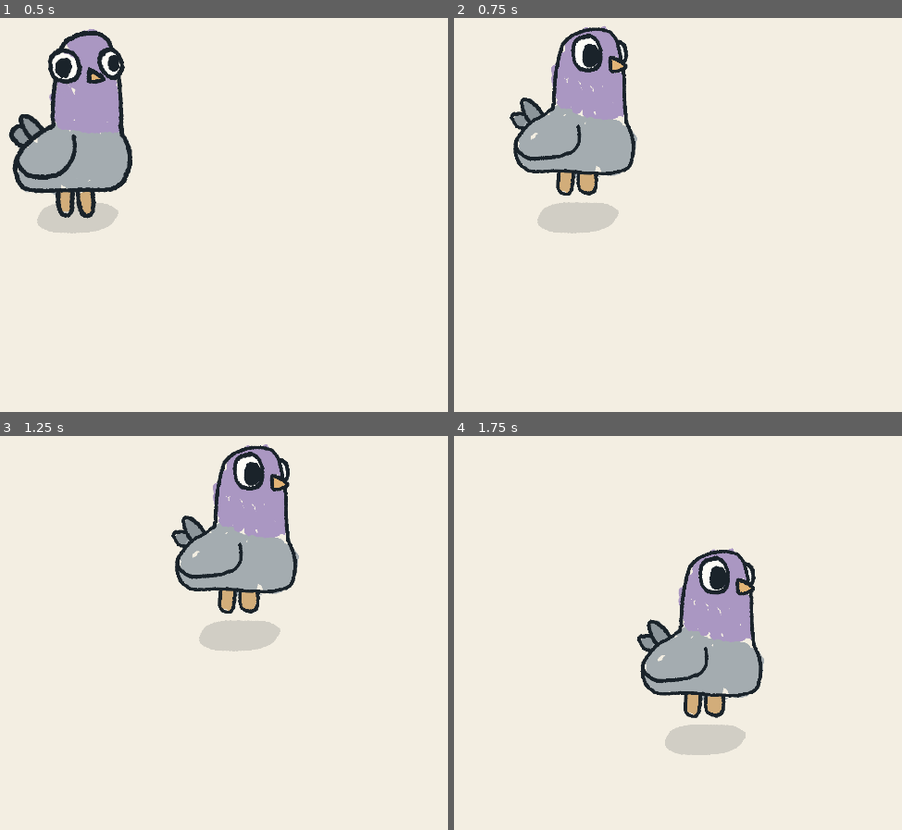
Above: before the commit, frames 1-4 (two rows, left to right).
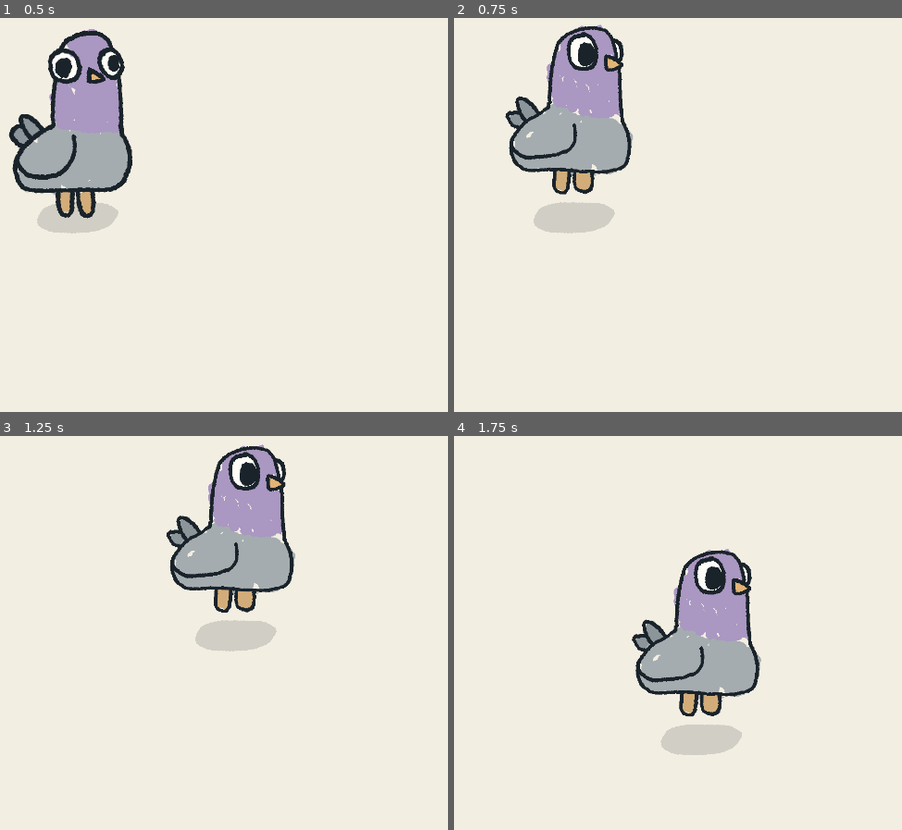
Above: after the commit, the same moments.

Repository: martindzejky/pigeon-in-town
Game: Godot game, scene res://main.tscn
Two runs of this game, one before a commit and one after it. Both use one fixed random seed, a clock stepped at 60 frames per second and the inputs below.
Inputs:
- Up to frame 1 (0.5 s): no input
- Up to frame 2 (0.75 s): hold D (move_right) from 0.53 s (still down)
- Up to frame 3 (1.25 s): keep holding D (move_right)
- Up to frame 4 (1.75 s): release D (move_right) at 1.28 s; hold S (move_down) from 1.28 s (still down)

Frame 1 is identical in both runs. In frame 2, 3.2% of the frame differs, in the area x 11-41%, y 1-55%; in frame 3, 3.1%; in frame 4, 3.1%.

Commit message:
pigeon states

Diff:
--- a/objects/pigeon.tscn
+++ b/objects/pigeon.tscn
@@ -8,6 +8,9 @@
 [ext_resource type="Texture2D" uid="uid://d3phr0ob4lpuq" path="res://sprites/pigeon/pigeon_run_3.png" id="6_pigeon_run_3"]
 [ext_resource type="Script" uid="uid://bh0dnd5ra0qst" path="res://scripts/components/squash.gd" id="7_squash_script"]
 [ext_resource type="PackedScene" path="res://objects/shadow.tscn" id="8_shadow"]
+[ext_resource type="Script" path="res://scripts/states/state_machine.gd" id="9_state_machine"]
+[ext_resource type="Script" path="res://scripts/pigeon_states/idle_state.gd" id="10_idle_state"]
+[ext_resource type="Script" path="res://scripts/pigeon_states/run_state.gd" id="11_run_state"]
 
 [sub_resource type="Animation" id="Animation_reset"]
 length = 0.001
@@ -314,6 +317,19 @@
 target = NodePath("../squash_root")
 force = 0.5
 
+[node name="state_machine" type="Node" parent="."]
+script = ExtResource("9_state_machine")
+
+[node name="idle" type="Node" parent="state_machine" node_paths=PackedStringArray("pigeon", "state_machine")]
+script = ExtResource("10_idle_state")
+pigeon = NodePath("../..")
+state_machine = NodePath("..")
+
+[node name="run" type="Node" parent="state_machine" node_paths=PackedStringArray("pigeon", "state_machine")]
+script = ExtResource("11_run_state")
+pigeon = NodePath("../..")
+state_machine = NodePath("..")
+
 [node name="animation" type="AnimationPlayer" parent="." unique_id=1782443690]
 libraries/ = SubResource("AnimationLibrary_main")
 autoplay = &"idle"
--- a/scripts/pigeon.gd
+++ b/scripts/pigeon.gd
@@ -10,19 +10,3 @@
 @export_category('Movement')
 ## Movement speed in pixels per second.
 @export var move_speed: float = 200.0
-
-
-func _process(delta: float) -> void:
-  var direction := Input.get_vector('move_left', 'move_right', 'move_up', 'move_down')
-
-  if direction.length() > 0.0:
-    global_position += direction * move_speed * delta
-
-    if direction.x != 0.0:
-      flip_node.scale.x = sign(direction.x)
-
-    if animation.current_animation != 'run':
-      animation.play('run')
-  else:
-    if animation.current_animation != 'idle':
-      animation.play('idle')
--- /dev/null
+++ b/scripts/pigeon_states/idle_state.gd
@@ -0,0 +1,14 @@
+extends PigeonState
+
+func enter() -> void:
+  pigeon.animation.play('idle')
+
+
+func exit() -> void:
+  pass
+
+
+func update(_delta: float) -> void:
+  var direction := Input.get_vector('move_left', 'move_right', 'move_up', 'move_down')
+  if direction.length() > 0.0:
+    state_machine.replace('run')
--- /dev/null
+++ b/scripts/pigeon_states/pigeon_state.gd
@@ -0,0 +1,6 @@
+@abstract
+extends State
+
+class_name PigeonState
+
+@export var pigeon: Pigeon
--- /dev/null
+++ b/scripts/pigeon_states/run_state.gd
@@ -0,0 +1,20 @@
+extends PigeonState
+
+func enter() -> void:
+  pigeon.animation.play('run')
+
+
+func exit() -> void:
+  pass
+
+
+func update(delta: float) -> void:
+  var direction := Input.get_vector('move_left', 'move_right', 'move_up', 'move_down')
+
+  if direction.length() > 0.0:
+    pigeon.global_position += direction * pigeon.move_speed * delta
+
+    if direction.x != 0.0:
+      pigeon.flip_node.scale.x = sign(direction.x)
+  else:
+    state_machine.pop()
Not shown, added: scripts/pigeon_states/idle_state.gd.uid
Not shown, added: scripts/pigeon_states/pigeon_state.gd.uid
Not shown, added: scripts/pigeon_states/run_state.gd.uid
